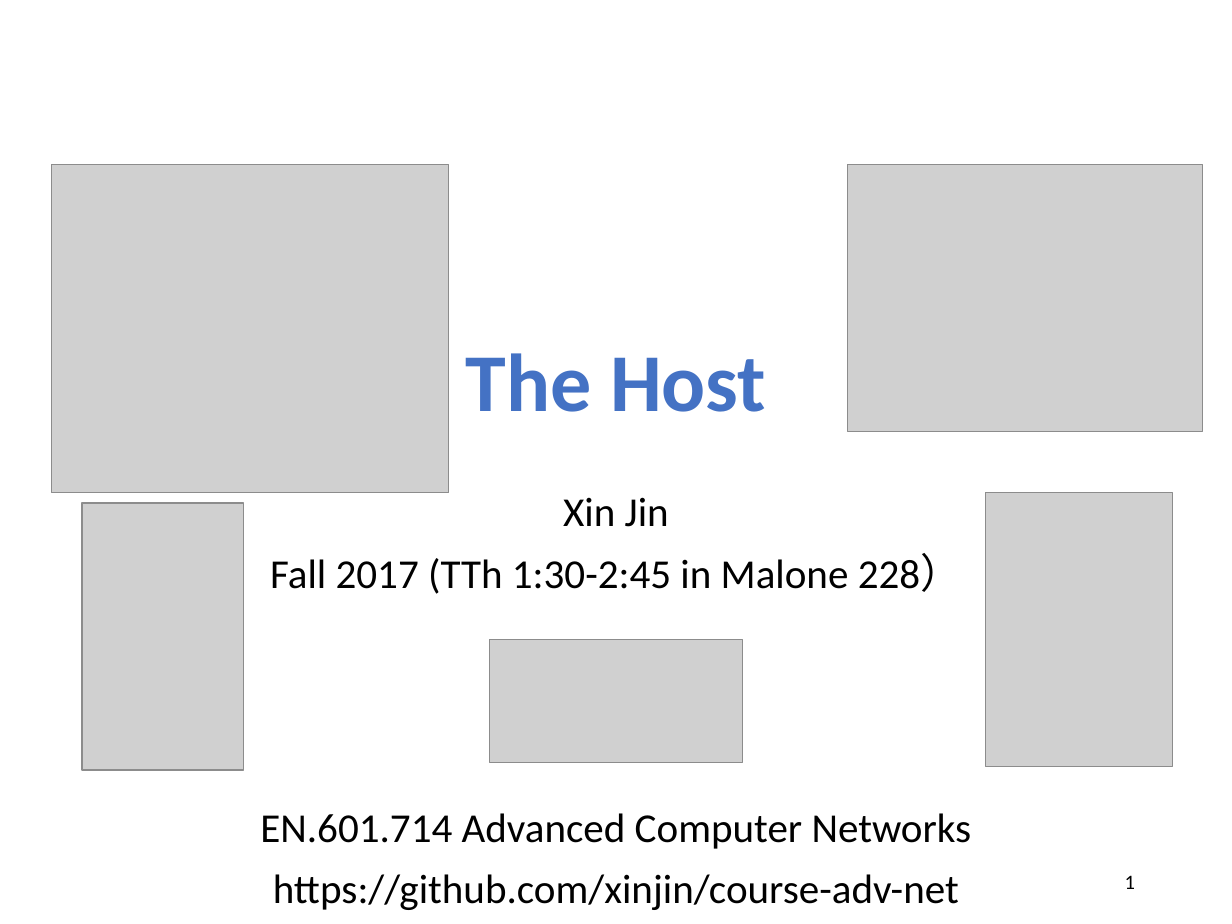
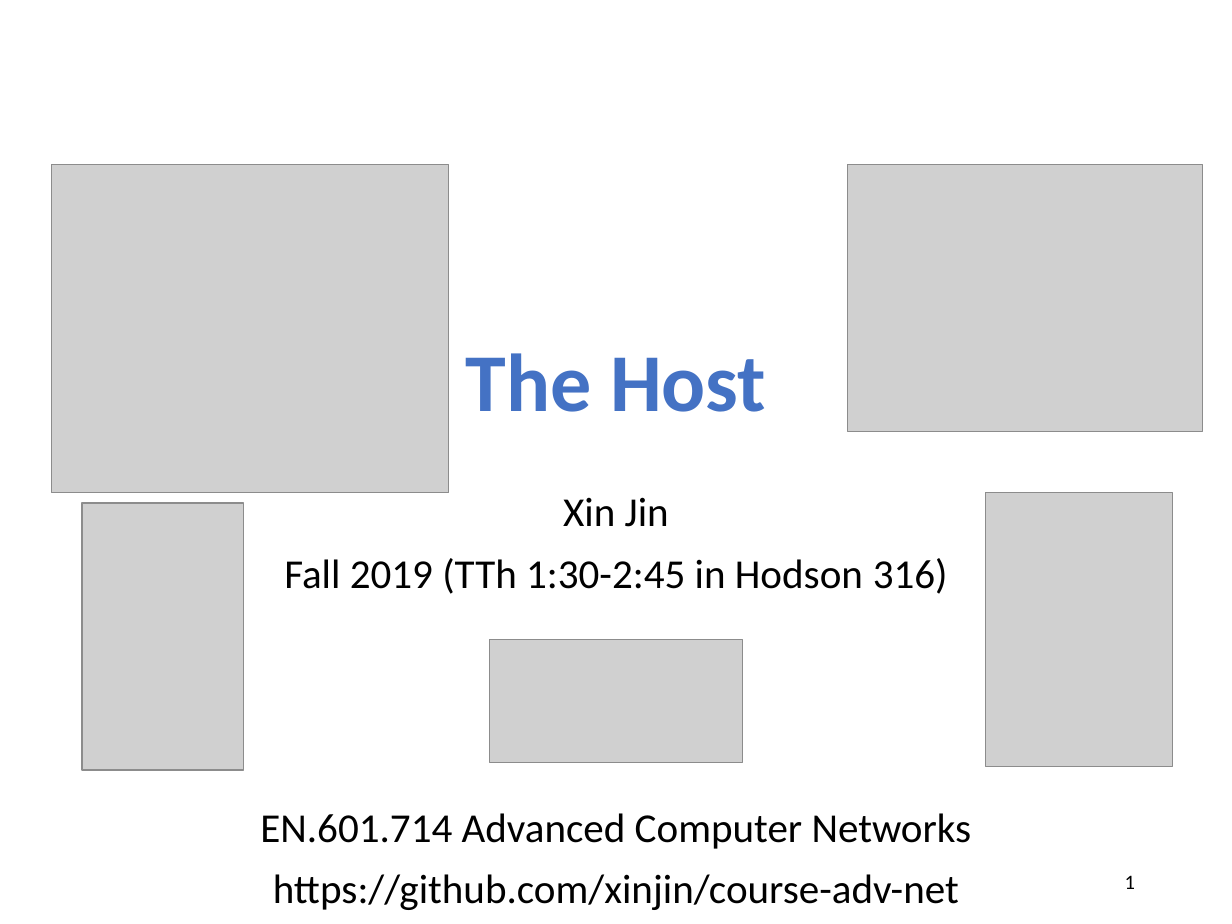
Before and after one commit to xinjin/course-adv-net, a slide deck: slide 1 of slides/lec02_host.pptx. Drawn at 1232x924 pixels with LibreOffice and Linux fonts; fonts in the diff are those of the drawing; grey boxes stand for pictures. Boxes give left, top, right and bottom in pixels: in the first picture for what was removed or moved away, otherwise in the second. Text is boxed around its words. In the diff, an @@ line names an element or a change of style, - is before the commit and + after.

```diff
--- a/slides/lec02_host.pptx
+++ b/slides/lec02_host.pptx
@@ subtitle at (x1=284, y1=558, x2=948, y2=594): text changed @@
-Fall 2017 (TTh 1:30-2:45 in Malone 228）
+Fall 2019 (TTh 1:30-2:45 in Hodson 316)
```
Also in this commit, not shown: 8 other files.
